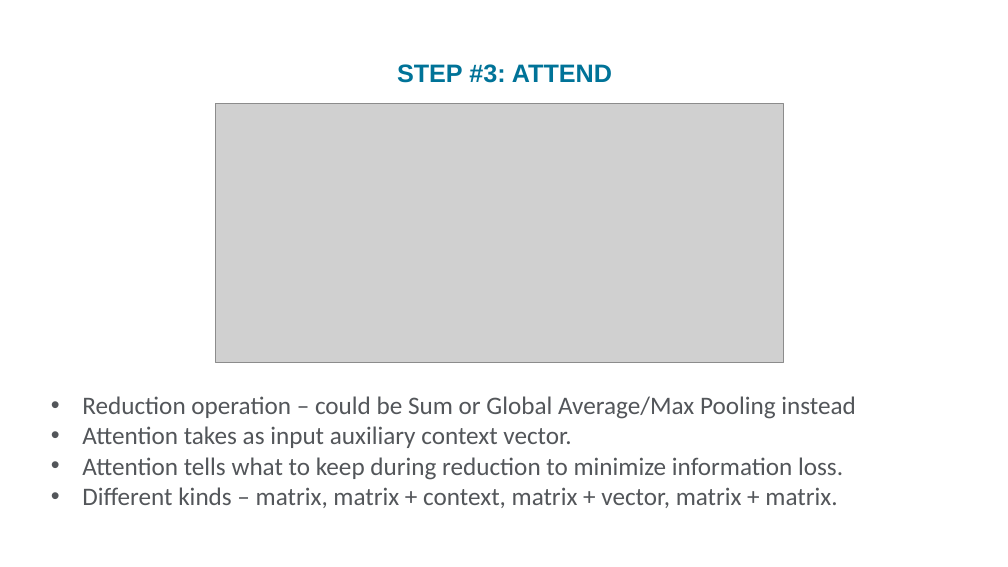
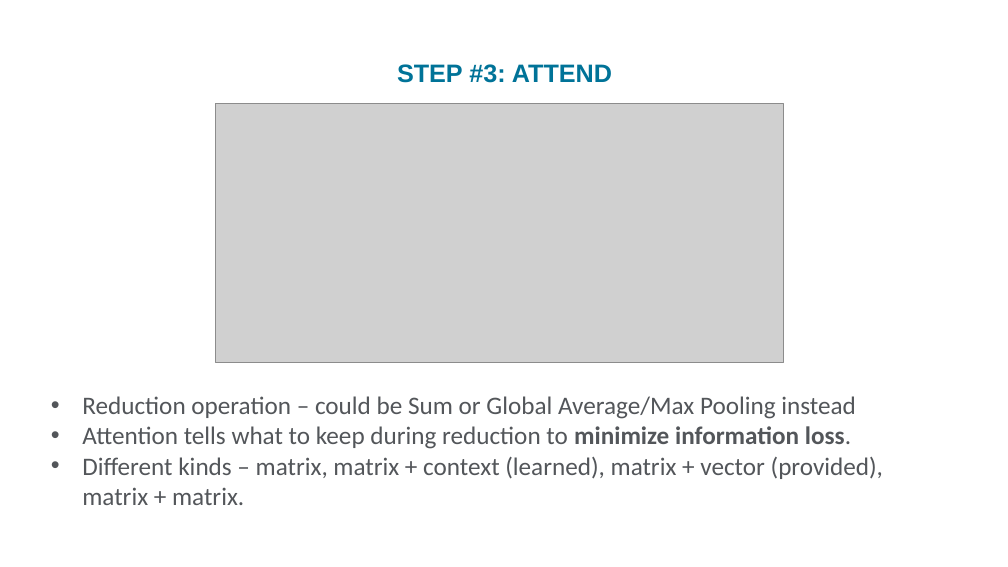
Before and after one commit to sujitpal/eeap-examples, a slide deck: slide 9 of docs/presentation_slides.pptx. Drawn at 1008x567 pixels with LibreOffice and Linux fonts; fonts in the diff are those of the drawing; grey boxes stand for pictures; background and template pictures are left out. Boxes give left, top, right and bottom in pixels: in the first picture for what was removed or moved away, otherwise in the second. Text is boxed around its words. In the diff, an @@ line names an element or a change of style, - is before the commit and + after.

```diff
--- a/docs/presentation_slides.pptx
+++ b/docs/presentation_slides.pptx
@@ text at (82,426,571,448): paragraph removed @@
-• Attention takes as input auxiliary context vector.
@@ text at (82,426,851,449): bold on in "minimize information loss." @@
@@ text at (82,457,883,505): text changed @@
-• Different kinds – matrix, matrix + context, matrix + vector, matrix + matrix.
+• Different kinds – matrix, matrix + context (learned), matrix + vector (provided), matrix + matrix.
```
Also in this commit, not shown: 5 other slides changed, 6 other files.
